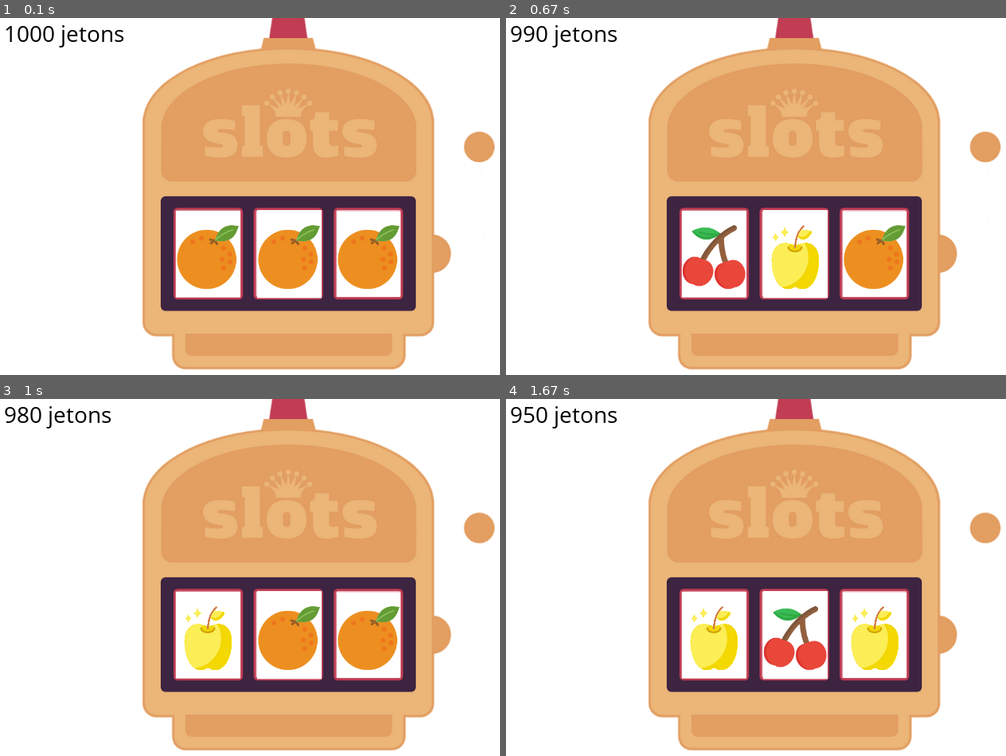
Above: before the commit, frames 1-4 (two rows, left to right).
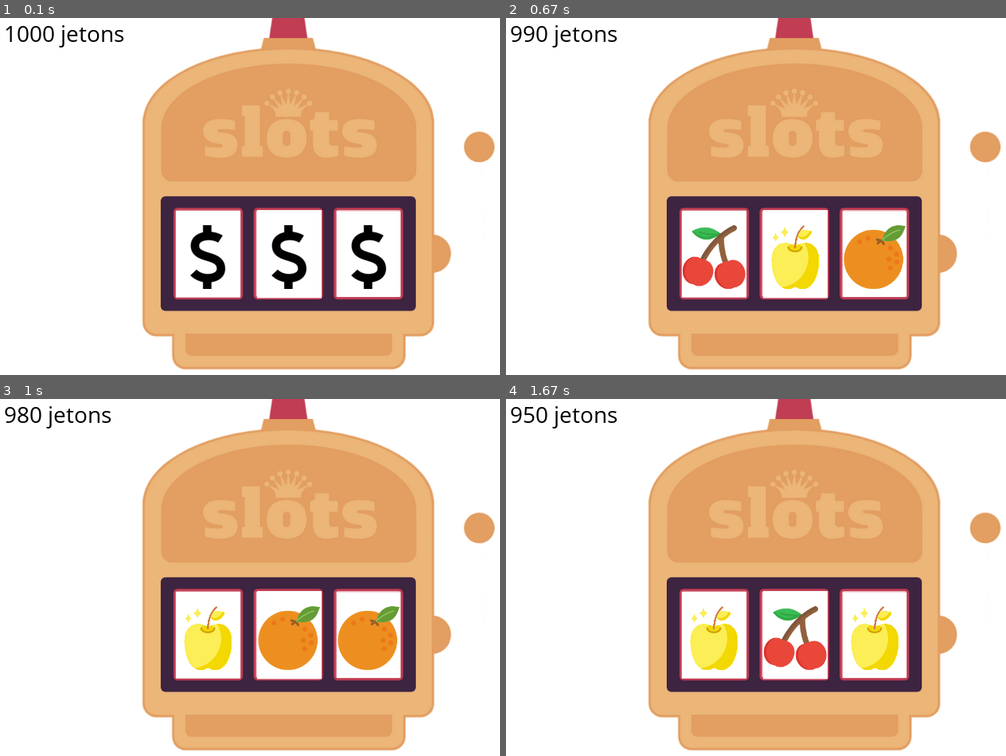
Above: after the commit, the same moments.

Repository: mrpanam/TP8-Casino-Pygame
Game: pygame game, started from main.py
Two runs of this game, one before a commit and one after it. Both use one fixed random seed, a clock stepped at 60 frames per second and the inputs below.
Inputs:
- Up to frame 1 (0.1 s): no input
- Up to frame 2 (0.67 s): tap Space at 0.33 s
- Up to frame 3 (1 s): tap Space at 0.73 s
- Up to frame 4 (1.67 s): tap Space at 1.03, 1.23, 1.57 s

The runs differ from the first frame. In frame 1, 5.1% of the frame differs, in the area x 35-80%, y 58-76%; in frame 2, nothing differs; in frame 3, nothing differs; in frame 4, nothing differs.

Commit message:
TP8 Pygame Casino POO

Diff:
--- a/Emplacements.py
+++ b/Emplacements.py
@@ -5,7 +5,7 @@
 
     def __init__(self,pos_x,pos_y):
         super().__init__()
-        self.image= pygame.image.load("assets/orange.png")
+        self.image= pygame.image.load("assets/dollar.png")
         self.rect= self.image.get_rect()
         self.rect.x=pos_x
         self.rect.y=pos_y
--- a/Fruits.py
+++ b/Fruits.py
@@ -1,5 +1,4 @@
 import pygame
-
 
 class Fruit:
 
--- /dev/null
+++ b/niveau3.py
@@ -0,0 +1,111 @@
+import pygame # recuperer les composants
+import numpy
+pygame.init()
+
+# creer une classe qui va gérer la notion d'emplacement
+class Emplacement(pygame.sprite.Sprite):
+
+    def __init__(self, pos_x, pos_y):
+        super().__init__()
+        self.image = pygame.image.load('assets/pomme_dore.png')
+        self.rect = self.image.get_rect()
+        self.rect.x = pos_x
+        self.rect.y = pos_y
+
+    def set_image(self, image):
+        self.image = image
+
+# definir une fonction lancement
+def lancement():
+
+    global jetons
+
+    # choix au hasard selon les probabilités
+    hasard = numpy.random.choice(fruits, 3, p=proba_fruits)
+    fruit_gauche = fruits_dict[hasard[0]]
+    fruit_milieu = fruits_dict[hasard[1]]
+    fruit_droite = fruits_dict[hasard[2]]
+
+    # changement des images
+    emp_g.set_image(fruit_gauche)
+    emp_m.set_image(fruit_milieu)
+    emp_d.set_image(fruit_droite)
+
+    # faire la verification des lots
+    if hasard[0] == hasard[1] == hasard[2]: # les 3 premiers fruits sont identique
+        fruit = hasard[0]
+        jetons_gagnes = fruits_dict_gains[fruit]
+        jetons += jetons_gagnes
+        print(f"Une ligne de {fruit} a été completé ! + {jetons_gagnes} Jetons")
+
+# creation de la fenetre
+largeur = 800
+hauteur = 460
+ecran = pygame.display.set_mode((largeur, hauteur))
+pygame.display.set_caption("Machine à sous - GravenFruitiiiii")
+blanc = [255, 255, 255] # couleur blanche
+
+# argent du joueur
+jetons = 1000
+
+# dictionnaire de fruits
+image_test = pygame.image.load('assets/orange.png')
+fruits_dict = {
+    "cerise": pygame.image.load('assets/cerise.png'),
+    "ananas": pygame.image.load('assets/ananas.png'),
+    "orange": pygame.image.load('assets/orange.png'),
+    "pasteque": pygame.image.load('assets/pasteque.png'),
+    "pomme_dore": pygame.image.load('assets/pomme_dore.png')
+}
+
+# liste stockant le nom de chaque fruit
+fruits = ["ananas", "cerise", "orange", "pasteque", "pomme_dore"]
+proba_fruits = [0.2, 0.25, 0.4, 0.1, 0.05]
+
+fruits_dict_gains = {
+    "orange": 5,
+    "cerise": 15,
+    "ananas": 50,
+    "pasteque": 150,
+    "pomme_dore": 10000
+}
+
+# chargement des emplacements
+emps=pygame.sprite.Group()
+emp_g=Emplacement(306-80,260)
+emp_m=Emplacement(328,260)
+emp_d=Emplacement(348+80,260)
+emps.add(emp_g)
+emps.add(emp_m)
+emps.add(emp_d)
+
+# charger l'image de l'arriere plan
+fond = pygame.image.load('assets/slot.png')
+police = pygame.font.SysFont("comicsansms", 30)
+
+# boucle pour maintenir la fenetre pygame en eveil
+running = True
+
+while running:
+
+    ecran.fill(blanc)
+    ecran.blit(fond, (0, 0))
+    emps.draw(ecran)
+
+    # afficher son nombre de jetons
+    text = police.render(str(jetons) + " jetons", True, (0, 0, 0))
+    ecran.blit(text, (10, 0))
+
+    pygame.display.flip()
+
+    for event in pygame.event.get():
+        # verifier si le joueur ferme la fenetre
+        if event.type == pygame.QUIT:
+            running = False
+            quit()
+        # verifier si le joueur appuie sur une touche
+        if event.type == pygame.KEYDOWN:
+            # si la touche est la touche ESPACE
+            if event.key == pygame.K_SPACE and jetons >= 10:
+                lancement() # appeler la fonction
+                jetons -= 10
Binary file added: assets/dollar.png
